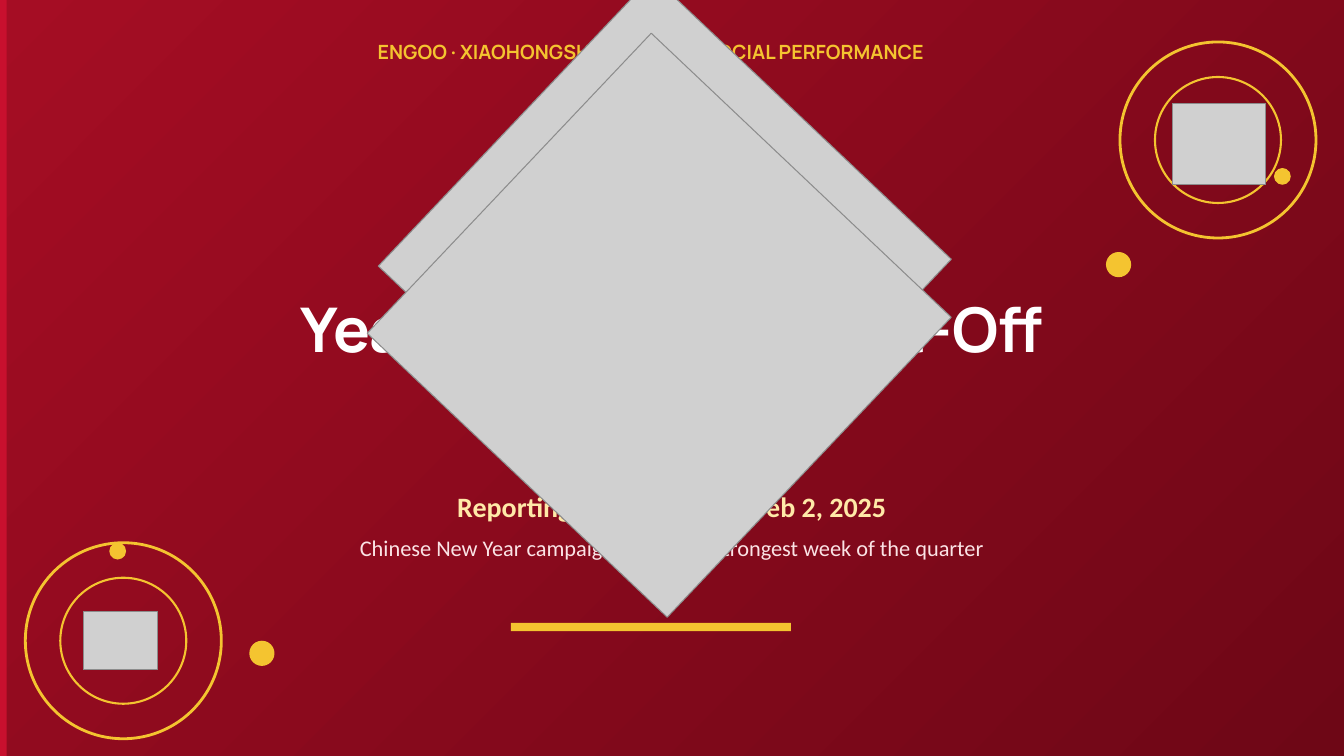
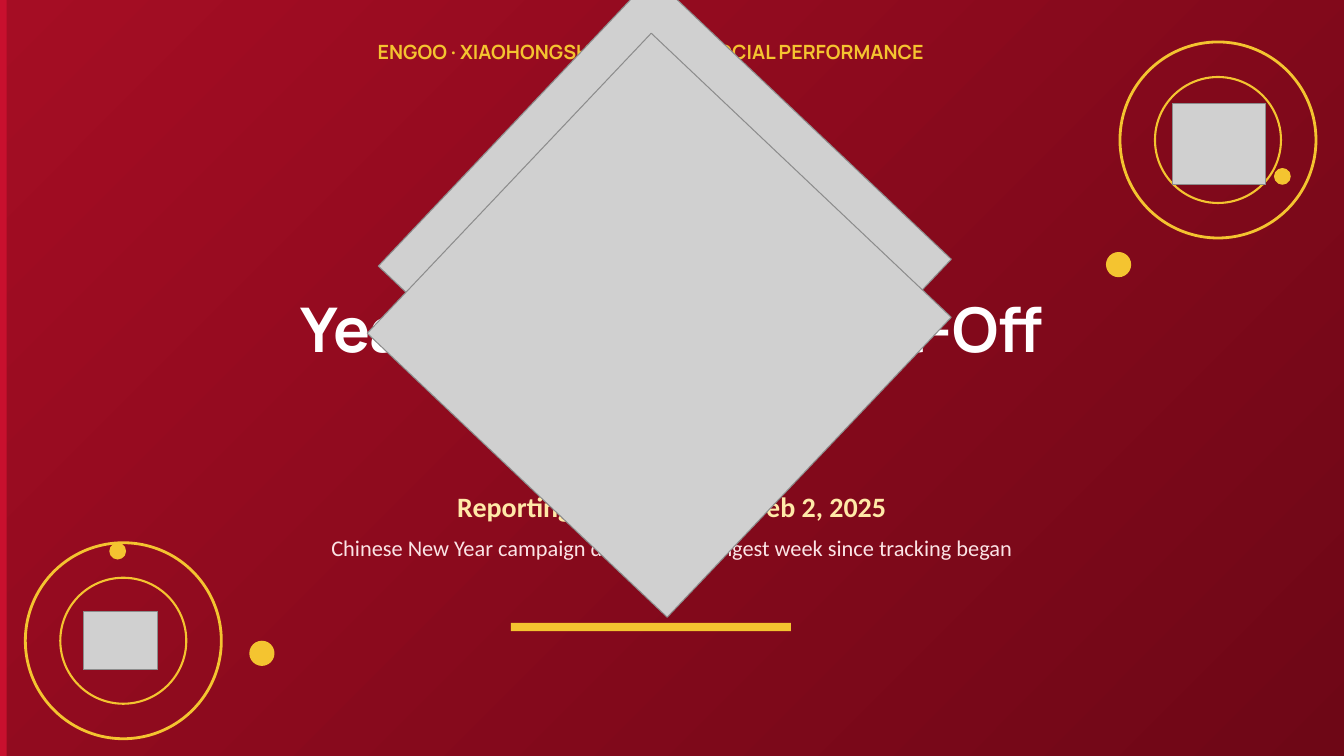
Before and after one commit to yu-ting-alice-tseng/portfolio, a slide deck: slide 1 of assets/Engoo_Weekly Report_EN.pptx. Drawn at 1344x756 pixels with LibreOffice and Linux fonts; fonts in the diff are those of the drawing; grey boxes stand for pictures. Boxes give left, top, right and bottom in pixels: in the first picture for what was removed or moved away, otherwise in the second. Text is boxed around its words. In the diff, an @@ line names an element or a change of style, - is before the commit and + after.

```diff
--- a/assets/Engoo_Weekly Report_EN.pptx
+++ b/assets/Engoo_Weekly Report_EN.pptx
@@ subtitle at box(331, 538, 1011, 563): text changed @@
-Chinese New Year campaign drives the strongest week of the quarter
+Chinese New Year campaign drives the strongest week since tracking began
```
Also in this commit, not shown: 3 other slides changed, 3 other files.
